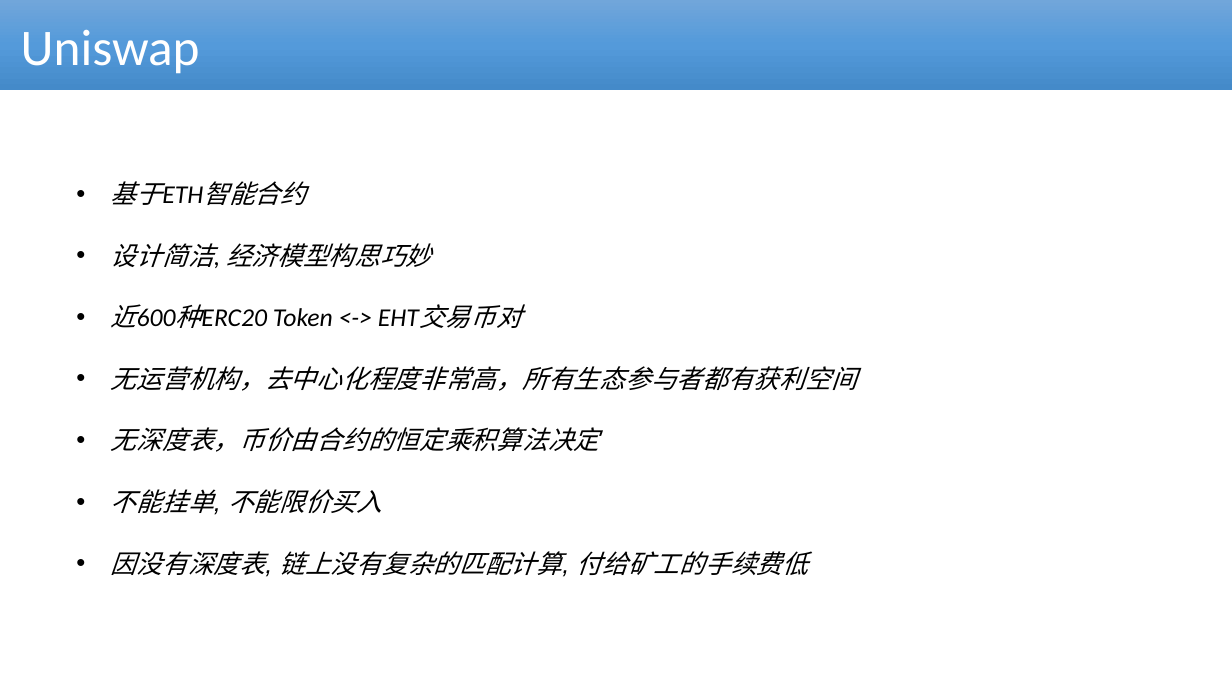
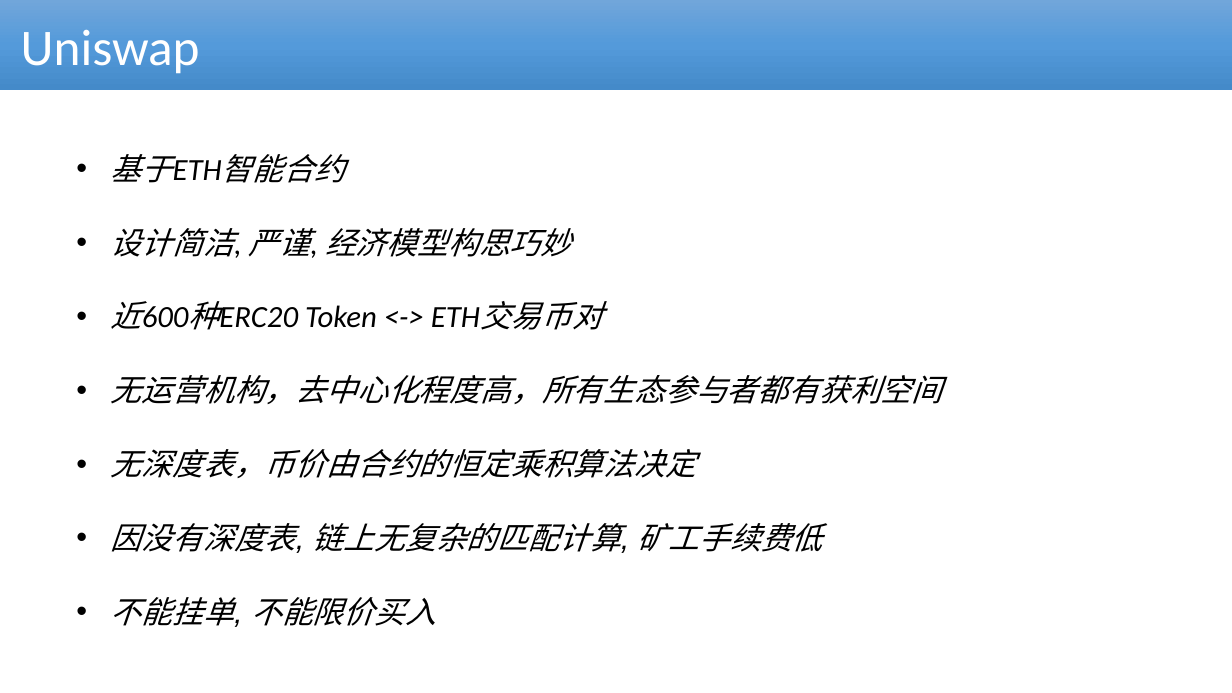
Before and after one commit to cmdpos/gaia, a slide deck: slide 15 of ppt/blockchain-dex.pptx (slide 16 before the commit). Drawn at 1232x693 pixels with LibreOffice and Linux fonts; fonts in the diff are those of the drawing. Boxes give left, top, right and bottom in pixels: in the first picture for what was removed or moved away, otherwise in the second. Text is boxed around its words. In the diff, an @@ line names an element or a change of style, - is before the commit and + after.

Commit message:
upd

```diff
--- a/ppt/blockchain-dex.pptx
+++ b/ppt/blockchain-dex.pptx
@@ text "基于ETH智能合约": place and size @@
-text "基于ETH智能合约" at (111, 181, 857, 575)
+text "基于ETH智能合约" at (111, 154, 943, 626)
@@ text at (111, 154, 696, 626): size 20 to 24 pt in "基于ETH智能合约", "无深度表，币价由合约的恒定乘积算法决定", "不能挂单, 不能限价买入" @@
@@ text at (111, 228, 943, 404): text changed; size 20 to 24 pt @@
-• 设计简洁, 经济模型构思巧妙
-• 近600种ERC20 Token <-> EHT交易币对
-• 无运营机构，去中心化程度非常高，所有生态参与者都有获利空间
+• 设计简洁, 严谨, 经济模型构思巧妙
+• 近600种ERC20 Token <-> ETH交易币对
+• 无运营机构，去中心化程度高，所有生态参与者都有获利空间
@@ text at (111, 523, 823, 552): paragraph added @@
+• 因没有深度表, 链上无复杂的匹配计算, 矿工手续费低
@@ text at (111, 551, 808, 575): paragraph removed @@
-• 因没有深度表, 链上没有复杂的匹配计算, 付给矿工的手续费低
```
Also in this commit, not shown: 14 other slides changed, 3 slides added, 3 slides removed.
